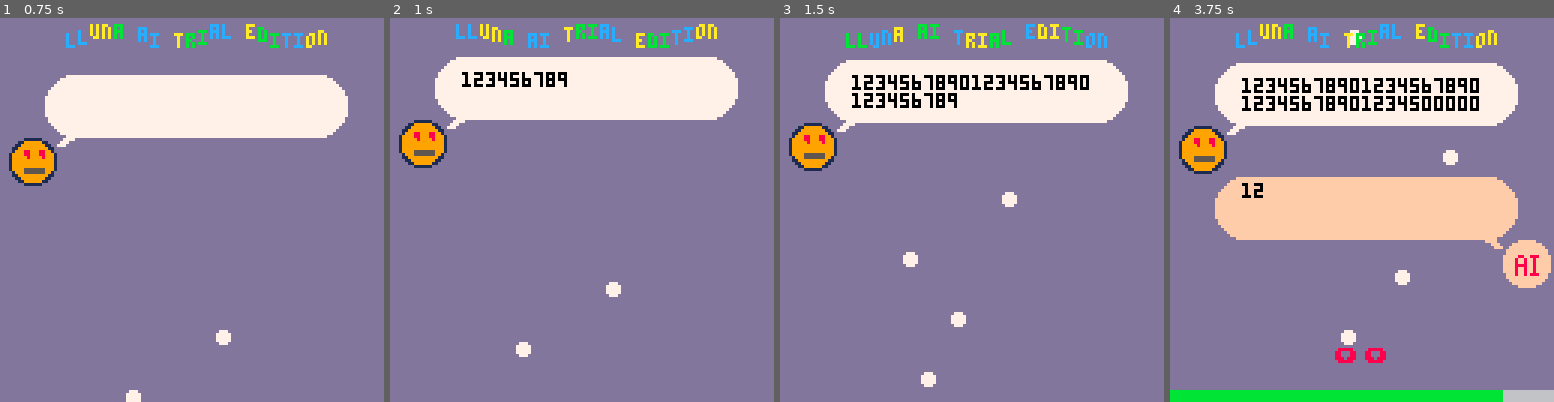
Above: before the commit, frames 1-4 (left to right).
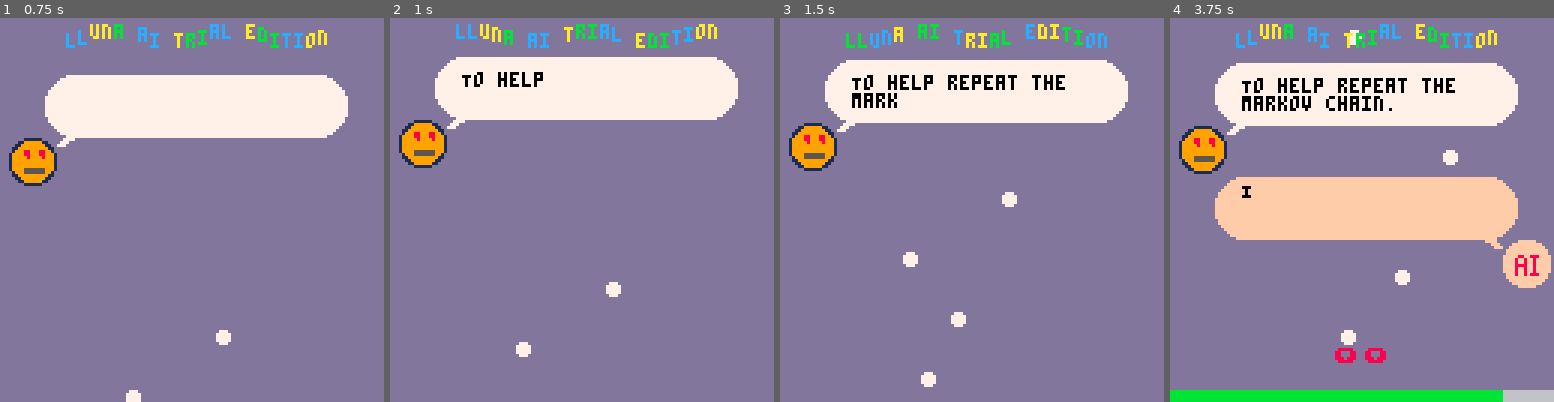
Above: after the commit, the same moments.

Repository: galman33/ggj2025
Game: PICO-8 cartridge ggj2025.p8
Same seed, same stepped clock (60 frames per second), same inputs: the game is played once before the commit and once after it.
Inputs:
- Up to frame 1 (0.75 s): tap X (X key) at 0.33 s; tap O (Z key) at 0.7 s
- Up to frame 2 (1 s): no input
- Up to frame 3 (1.5 s): tap X (X key) at 1.07 s
- Up to frame 4 (3.75 s): hold Right 1.6-2.1 s; tap O (Z key) every 0.4 s from 1.7 to 3.7 s; tap X (X key) at 1.85, 2.97 s; hold Up 2.15-2.42 s; hold Right 2.47-3.03 s; hold Left 3.08-3.58 s; hold Down from 3.63 s (still down)

Frame 1 is identical in both runs. In frame 2, 0.4% of the frame differs, in the area x 18-47%, y 14-18%; in frame 3, 1.3%; in frame 4, 1.8%, in the area x 18-81%, y 15-47%.

Commit message:
Toturial text

Diff:
--- a/questions.lua
+++ b/questions.lua
@@ -1,5 +1,5 @@
 questions_data = [[
-12345678901234567890|12345678901234500000|12345678901234500000|12345678901234500000|12345678901234500000|12345678901234500000|
+To help repeat the  |markov chain.       |I am llunaAI I am   |here to help humans.|                    |You exist to help.  |
 hi lluna what's the |capital of kansas?  |according to the fbi|us factbook the     |current capital is k|thanks lluna!       |
 lluna can you sum up|jurassic park for me|my guidelines don't |allow me to discuss |fictional history   |i got an a on my hw!|
 i just got fired &  |replaced with an ai |i'm sorry.          |                    |my guidelines.....  |i understand.       |
